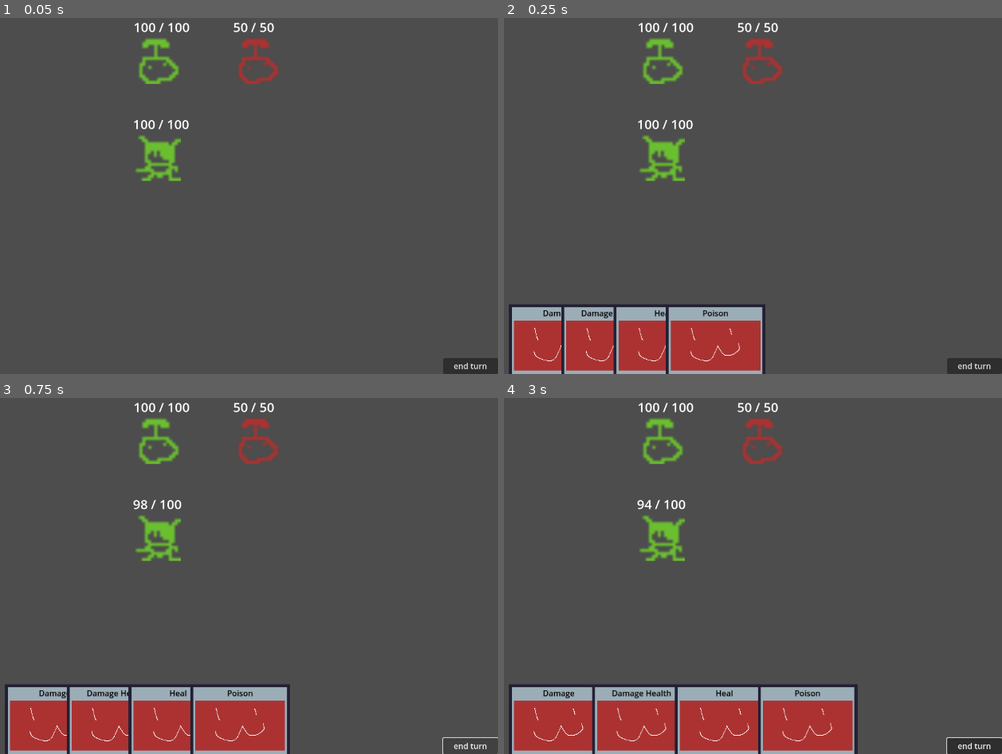
Above: before the commit, frames 1-4 (two rows, left to right).
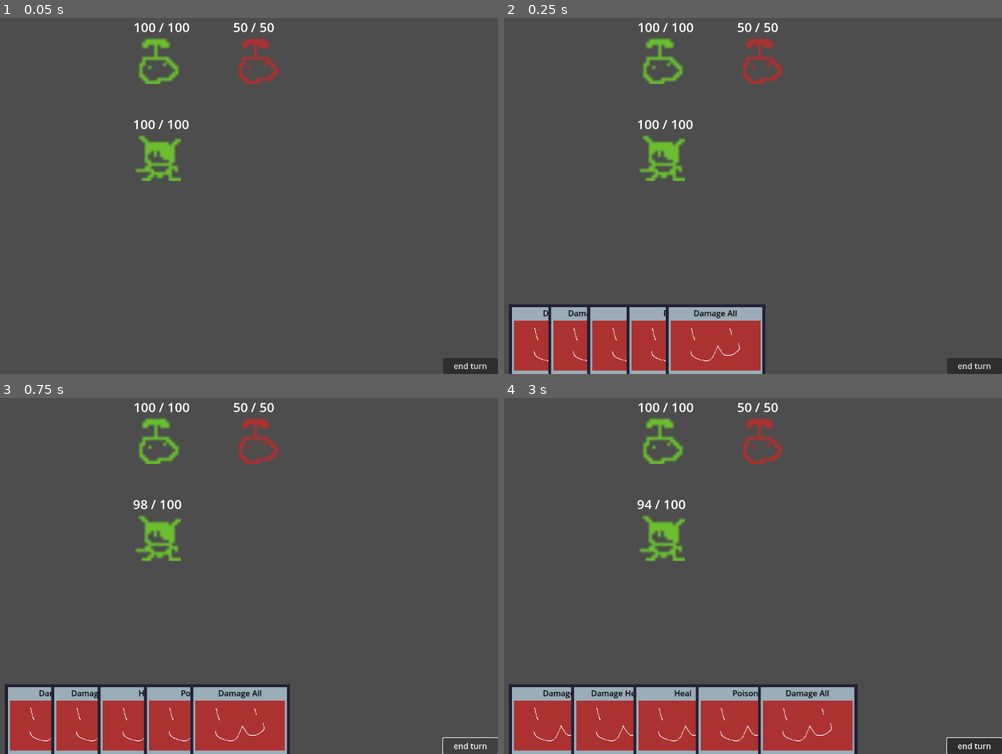
Above: after the commit, the same moments.

Repository: Saplings-Projects/1M_sub
Game: Godot game, scene res://#Scenes/TestingScene.tscn
Two runs of this game, one before a commit and one after it. Both use one fixed random seed, a clock stepped at 60 frames per second and the inputs below.
Inputs (mouse positions are in pixels of both pictures, inside the frame that each line leads up to):
- Up to frame 1 (0.05 s): no input
- Up to frame 2 (0.25 s): no input
- Up to frame 3 (0.75 s): click "end turn" at 0.5 s
- Up to frame 4 (3 s): click "end turn" at 1.25 s; click "end turn" at 2 s; drag from (663, 440) to (663, 536) at 2.77 s

Frame 1 is identical in both runs. In frame 2, 1.2% of the frame differs, in the area x 8-47%, y 81-100%; in frame 3, 1.4%; in frame 4, 1.6%, in the area x 13-66%, y 81-100%.

Commit message:
CardBase has an option to affect all victims/attackers

Diff:
--- a/Fauna-RPG/#Scenes/TestingScene.tscn
+++ b/Fauna-RPG/#Scenes/TestingScene.tscn
@@ -10,6 +10,7 @@
 [ext_resource type="Resource" uid="uid://5yn4t13kwwoo" path="res://Cards/Resource/Card_DamageHealth.tres" id="4_nsiy1"]
 [ext_resource type="Resource" uid="uid://d12g33rc6c3u5" path="res://Cards/Resource/Card_Heal.tres" id="5_4b2q2"]
 [ext_resource type="Resource" uid="uid://ctx8jsvac84so" path="res://Cards/Resource/Card_Poison.tres" id="6_bferu"]
+[ext_resource type="Resource" uid="uid://0x385c3nuq8f" path="res://Cards/Resource/Card_DamageAll.tres" id="7_7bwak"]
 [ext_resource type="Script" path="res://UI/EndTurnButton.gd" id="11_6xwul"]
 
 [node name="TestingScene" type="Node2D"]
@@ -19,7 +20,7 @@
 card_scene = ExtResource("2_tx1h0")
 total_hand_width = 500.0
 card_queued_offset = 200.0
-default_hand = Array[Resource("res://Cards/CardBase.gd")]([ExtResource("3_6uosf"), ExtResource("4_nsiy1"), ExtResource("5_4b2q2"), ExtResource("6_bferu")])
+default_hand = Array[Resource("res://Cards/CardBase.gd")]([ExtResource("3_6uosf"), ExtResource("4_nsiy1"), ExtResource("5_4b2q2"), ExtResource("6_bferu"), ExtResource("7_7bwak")])
 
 [node name="Battler" type="Node2D" parent="."]
 position = Vector2(596, 89)
--- a/Fauna-RPG/Cards/CardBase.gd
+++ b/Fauna-RPG/Cards/CardBase.gd
@@ -15,6 +15,8 @@
 @export var damage_to_apply_to_attacker : float = 0.0
 @export var buffs_to_apply_to_victim : Array[BuffBase]
 @export var buffs_to_apply_to_attacker : Array[BuffBase]
+@export var affect_all_victims : bool = false
+@export var affect_all_attackers : bool = false
 @export var application_type : Enums.ApplicationType = Enums.ApplicationType.ENEMY_ONLY
 @export var card_title : String = "NULL"
 @export var card_key_art : ImageTexture = null
@@ -31,24 +33,45 @@
 func _on_card_play(attacker : Entity, victim : Entity) -> void:
 	_deal_damage(attacker, victim)
 	_apply_buffs(attacker, victim)
-	# TODO do other functionality that lots of cards may share (eg: restore AP, draw cards)
+	# TODO add other functionality that lots of cards may share (eg: restore AP, draw cards)
 
 
 # override in child cards if you want to deal damage in a unique way
 func _deal_damage(attacker : Entity, victim : Entity) -> void:
+	# damage victim
+	if damage_to_apply_to_victim != 0.0:
+		_damage_entity(victim, attacker, damage_to_apply_to_victim, affect_all_victims)
+	#damage attacker
+	if damage_to_apply_to_attacker != 0.0:
+		_damage_entity(attacker, attacker, damage_to_apply_to_attacker, affect_all_attackers)
+
+
+func _damage_entity(victim : Entity, attacker: Entity, damage_amount : float, damage_all : bool) -> void:
 	var victim_damage_data : DealDamageData = DealDamageData.new()
-	victim_damage_data.damage = damage_to_apply_to_victim
+	victim_damage_data.damage = damage_amount
 	victim_damage_data.attacker = attacker
-	victim.get_health_component().deal_damage(victim_damage_data)
+	# If damage_all is set, try to damage all the party members set in the party component
+	if damage_all:
+		var party : Array[Entity] = victim.get_party_component().party
+		assert(party.size() > 0, "Entity has an empty party. Make sure you added party members.")
 
-	var attacker_damage_data : DealDamageData = DealDamageData.new()
-	attacker_damage_data.damage = damage_to_apply_to_attacker
-	attacker_damage_data.attacker = attacker
-	attacker.get_health_component().deal_damage(attacker_damage_data)
+		for party_member in party:
+			party_member.get_health_component().deal_damage(victim_damage_data)
+	else:
+		victim.get_health_component().deal_damage(victim_damage_data)
 
 
 func _apply_buffs(attacker : Entity, victim : Entity) -> void:
 	for buff in buffs_to_apply_to_attacker:
-		attacker.get_buff_component().add_buff(buff, attacker)
+		if affect_all_attackers:
+			for party_member in attacker.get_party_component().party:
+				party_member.get_buff_component().add_buff(buff, attacker)
+		else:
+			attacker.get_buff_component().add_buff(buff, attacker)
+
 	for buff in buffs_to_apply_to_victim:
-		victim.get_buff_component().add_buff(buff, attacker)
+		if affect_all_victims:
+			for party_member in victim.get_party_component().party:
+				party_member.get_buff_component().add_buff(buff, attacker)
+		else:
+			victim.get_buff_component().add_buff(buff, attacker)
--- a/Fauna-RPG/Cards/CardContainer.gd
+++ b/Fauna-RPG/Cards/CardContainer.gd
@@ -42,26 +42,26 @@
 		card_click_handler.on_unhover.connect(_on_card_unhovered.bind(card_instance))
 
 
-func discard_all_cards():
+func discard_all_cards() -> void:
 	for card in cards:
 		card.queue_free()
 	cards.clear()
 
 
-func remove_card(card : CardWorld):
+func remove_card(card : CardWorld) -> void:
 	var card_index : int = cards.find(card)
 	cards[card_index].queue_free()
 	cards.remove_at(card_index)
 
 
-func _on_phase_changed(new_phase : Enums.Phase, _old_phase : Enums.Phase):
+func _on_phase_changed(new_phase : Enums.Phase, _old_phase : Enums.Phase) -> void:
 	if new_phase == Enums.Phase.PLAYER_ATTACKING:
 		deal_cards()
 	if new_phase == Enums.Phase.ENEMY_ATTACKING:
 		discard_all_cards()
 
 
-func _on_card_clicked(card : CardWorld):
+func _on_card_clicked(card : CardWorld) -> void:
 	if CardManager.is_card_queued():
 		CardManager.queued_card.get_lerp_component().desired_position.y = 0
 		CardManager.set_queued_card(null)
@@ -70,25 +70,25 @@
 		card.get_lerp_component().desired_position.y = -card_queued_offset
 
 
-func _on_card_hovering(card : CardWorld):
+func _on_card_hovering(card : CardWorld) -> void:
 	if !CardManager.is_card_queued() and !_card_is_hovered:
 		card.get_lerp_component().desired_position.y = -card_hovered_offset
 		card.z_index = 1
 		_card_is_hovered = true
 
 
-func _on_card_unhovered(card : CardWorld):
+func _on_card_unhovered(card : CardWorld) -> void:
 	if !CardManager.is_card_queued():
 		card.get_lerp_component().desired_position.y = 0
 		card.z_index = 0
 		_card_is_hovered = false
 
 
-func _on_card_successful_play(card : CardWorld):
+func _on_card_successful_play(card : CardWorld) -> void:
 	remove_card(card)
 
 
-func _update_card_positions():
+func _update_card_positions() -> void:
 	if cards.size() <= 0:
 		return
 
--- a/Fauna-RPG/Cards/Resource/Card_Damage.tres
+++ b/Fauna-RPG/Cards/Resource/Card_Damage.tres
@@ -8,6 +8,8 @@
 damage_to_apply_to_attacker = 0.0
 buffs_to_apply_to_victim = Array[Resource("res://Buffs/BuffBase.gd")]([])
 buffs_to_apply_to_attacker = Array[Resource("res://Buffs/BuffBase.gd")]([])
+affect_all_victims = false
+affect_all_attackers = false
 application_type = 1
 card_title = "Damage"
 card_description = "Deal 3 damage"
--- /dev/null
+++ b/Fauna-RPG/Cards/Resource/Card_DamageAll.tres
@@ -0,0 +1,15 @@
+[gd_resource type="Resource" script_class="CardBase" load_steps=2 format=3 uid="uid://0x385c3nuq8f"]
+
+[ext_resource type="Script" path="res://Cards/CardBase.gd" id="1_j02oq"]
+
+[resource]
+script = ExtResource("1_j02oq")
+damage_to_apply_to_victim = 2.0
+damage_to_apply_to_attacker = 0.0
+buffs_to_apply_to_victim = Array[Resource("res://Buffs/BuffBase.gd")]([])
+buffs_to_apply_to_attacker = Array[Resource("res://Buffs/BuffBase.gd")]([])
+affect_all_victims = true
+affect_all_attackers = false
+application_type = 1
+card_title = "Damage All"
+card_description = "Deal 2 damage to all enemies"
--- a/Fauna-RPG/Cards/Resource/Card_EnemyAttack.tres
+++ b/Fauna-RPG/Cards/Resource/Card_EnemyAttack.tres
@@ -8,6 +8,8 @@
 damage_to_apply_to_attacker = 0.0
 buffs_to_apply_to_victim = Array[Resource("res://Buffs/BuffBase.gd")]([])
 buffs_to_apply_to_attacker = Array[Resource("res://Buffs/BuffBase.gd")]([])
+affect_all_victims = false
+affect_all_attackers = false
 application_type = 1
 card_title = "NULL"
 card_description = "NULL"
--- a/Fauna-RPG/Cards/Resource/Card_Poison.tres
+++ b/Fauna-RPG/Cards/Resource/Card_Poison.tres
@@ -15,6 +15,8 @@
 damage_to_apply_to_attacker = 0.0
 buffs_to_apply_to_victim = Array[Resource("res://Buffs/BuffBase.gd")]([SubResource("Resource_r84iv")])
 buffs_to_apply_to_attacker = Array[Resource("res://Buffs/BuffBase.gd")]([])
+affect_all_victims = false
+affect_all_attackers = false
 application_type = 1
 card_title = "Poison"
 card_description = "Apply 3 poison"
--- a/Fauna-RPG/Core/Battler.gd
+++ b/Fauna-RPG/Core/Battler.gd
@@ -9,7 +9,7 @@
 @export var enemies_to_summon : Array[PackedScene]
 @export var enemy_spacing : float = 50.0
 
-var _enemy_list : Array[Enemy]
+var _enemy_list : Array[Entity]
 
 
 func _ready() -> void:
@@ -32,9 +32,14 @@
 		enemy_instance.get_click_handler().on_click.connect(_on_enemy_clicked.bind(enemy_instance))
 		enemy_instance.position.x += enemy_spacing * enemy_index
 
+	# setup party
+	for enemy in _enemy_list:
+		enemy.get_party_component().set_party(_enemy_list)
+
 
 func _on_player_initialized() -> void:
 	PlayerManager.player.get_click_handler().on_click.connect(_on_player_clicked)
+	PlayerManager.player.get_party_component().add_party_member(PlayerManager.player)
 
 
 func _on_phase_changed(new_phase : Enums.Phase, _old_phase : Enums.Phase) -> void:
@@ -51,11 +56,15 @@
 
 
 # enemy start phase: apply buffs and attack player. Afterwards, set phase to player phase
+# note: these are applied in two separate loops just encase an enemy affects another member of their
+# party with a buff during their attack
 func _on_enemy_start_turn() -> void:
+	# apply buffs
 	for enemy in _enemy_list:
-		# apply buffs
 		enemy.get_buff_component().apply_turn_start_buffs()
-		# enemy attack
+
+	# enemy attack
+	for enemy in _enemy_list:
 		var success : bool = _on_attack(enemy.get_behavior_component().attack, enemy, PlayerManager.player)
 		assert(success == true, "Enemy failed to attack.")
 
--- a/Fauna-RPG/Entity/Components/PartyComponent.gd
+++ b/Fauna-RPG/Entity/Components/PartyComponent.gd
@@ -2,11 +2,12 @@
 class_name PartyComponent
 ## Holds data related to the Entity's team and party members.
 ##
-## TODO: in the future we can use this component to get references to other enemies surrounding this
-## enemy for stuff like area of effect damage.
+## An entity's party also contains the owning entity.
 
 
 @export var team : Enums.Team = Enums.Team.ENEMY
+
+var party : Array[Entity] = []
 
 
 func can_play_on_entity(application_type : Enums.ApplicationType, victim : Entity) -> bool:
@@ -24,3 +25,11 @@
 			return true
 
 	return false
+
+
+func set_party(in_party : Array[Entity]) -> void:
+	party += in_party
+
+
+func add_party_member(party_member : Entity) -> void:
+	party.append(party_member)
--- a/Fauna-RPG/Helpers/StaticHelpers.gd
+++ b/Fauna-RPG/Helpers/StaticHelpers.gd
@@ -3,7 +3,8 @@
 ## A place for helpful functions we can use globally.
 
 
-static func get_child_node_of_type(node : Node, type):
+static func get_child_node_of_type(node : Node, type : Variant) -> Variant:
 	for child in node.get_children():
 		if is_instance_of(child, type):
 			return child
+	return null
Not shown: 1 places in Fauna-RPG/#Scenes/TestingScene.tscn that only renumber resources
